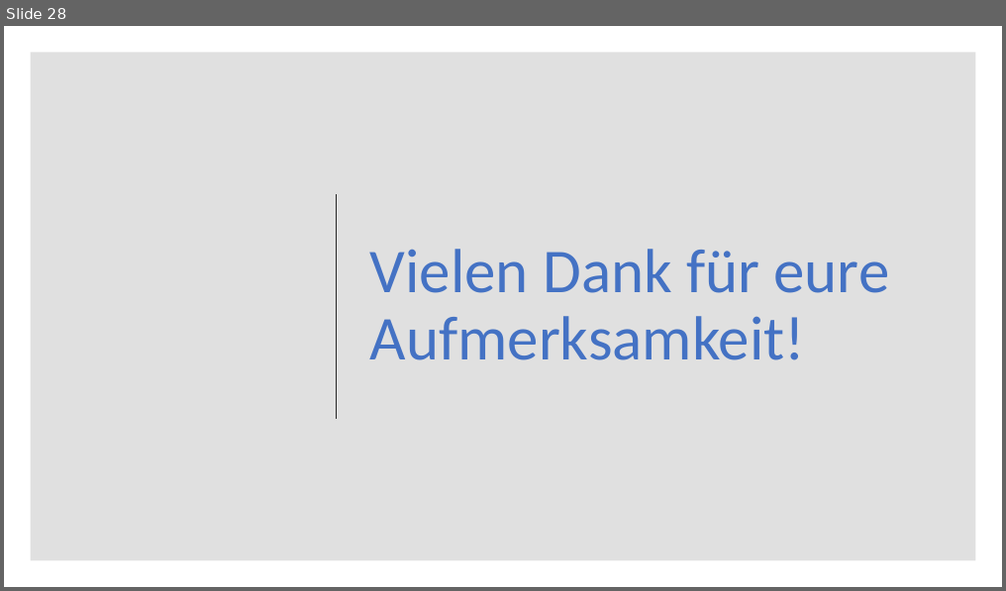
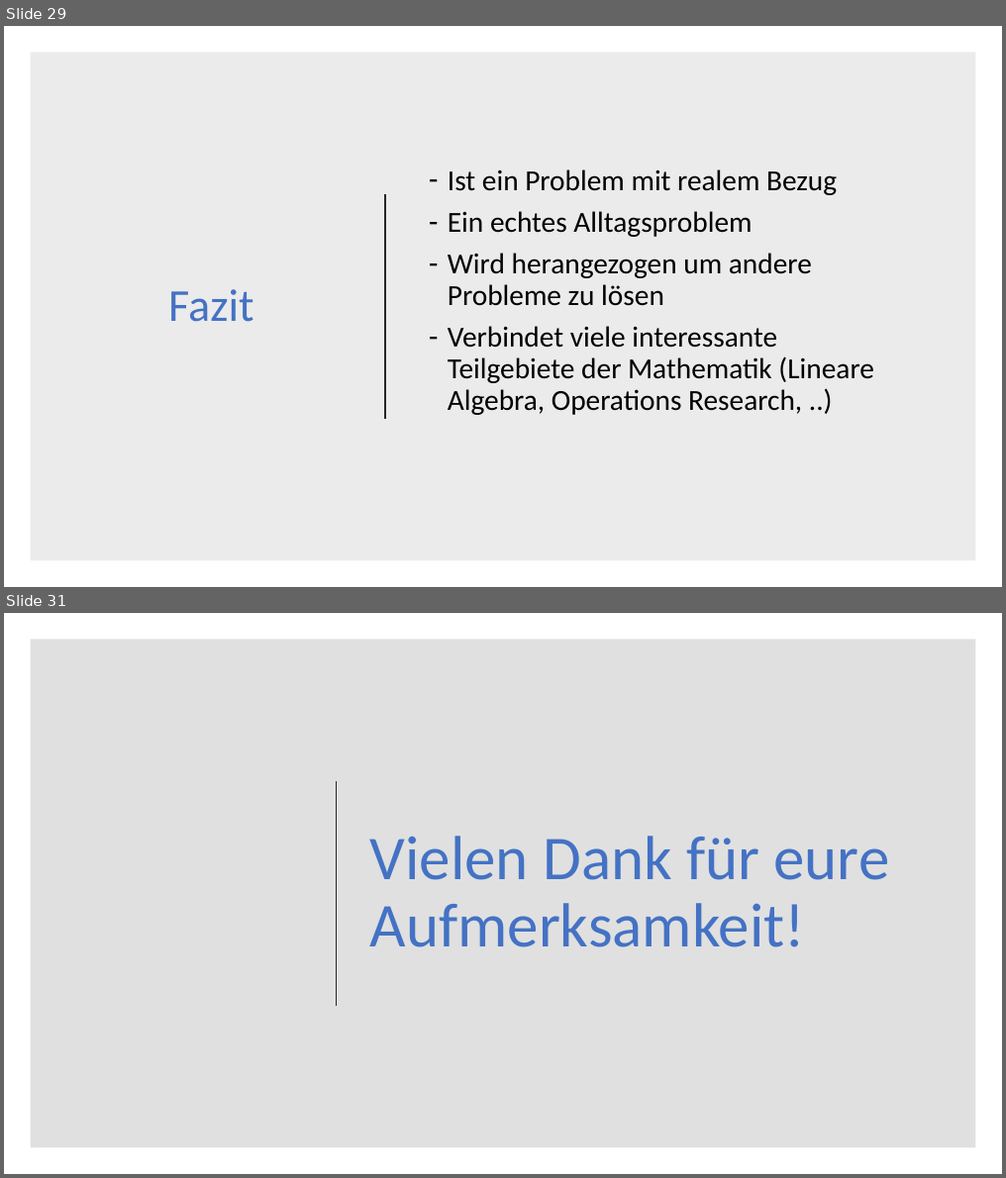
Before and after one commit to DerAlexx/Angewandte-Mathematik, a slide deck: Praktikum_6/Abgabe 6.pptx. Shown one above the other, each under a label of ours: slide 28 before the commit, slides 29 and 31 after it; the slides between them are not shown. The pictures are 1006x591 and 1006x1178 pixels, drawn with LibreOffice and Linux fonts; fonts in the diff are those of the drawing. Boxes give left, top, right and bottom in pixels: in the first picture for what was removed or moved away, otherwise in the second. Text is boxed around its words. In the diff, an @@ line names an element or a change of style, - is before the commit and + after.

```diff
--- a/Praktikum_6/Abgabe 6.pptx
+++ b/Praktikum_6/Abgabe 6.pptx
@@ slide 29 added at (x1=4, y1=26, x2=1002, y2=587), background #FFFFFF @@
@@ rectangle added at (x1=30, y1=52, x2=976, y2=562), fill #000000 at 8% opacity @@
@@ text added at (x1=448, y1=170, x2=874, y2=415), 28 pt, text #000000 @@
+– Ist ein Problem mit realem Bezug
+– Ein echtes Alltagsproblem
+– Wird herangezogen um andere Probleme zu lösen
+– Verbindet viele interessante Teilgebiete der Mathematik (Lineare Algebra, Operations Research, ..)
@@ line added from (385, 194) to (385, 419), #262626 1.5 pt @@
@@ title added at (x1=168, y1=289, x2=253, y2=322), 44 pt, text #4472C4 @@
+Fazit
@@ what was slide 28 is now slide 31 @@
```
Also in this commit, not shown: 6 slides changed, 3 other slides added, 1 slide removed.
